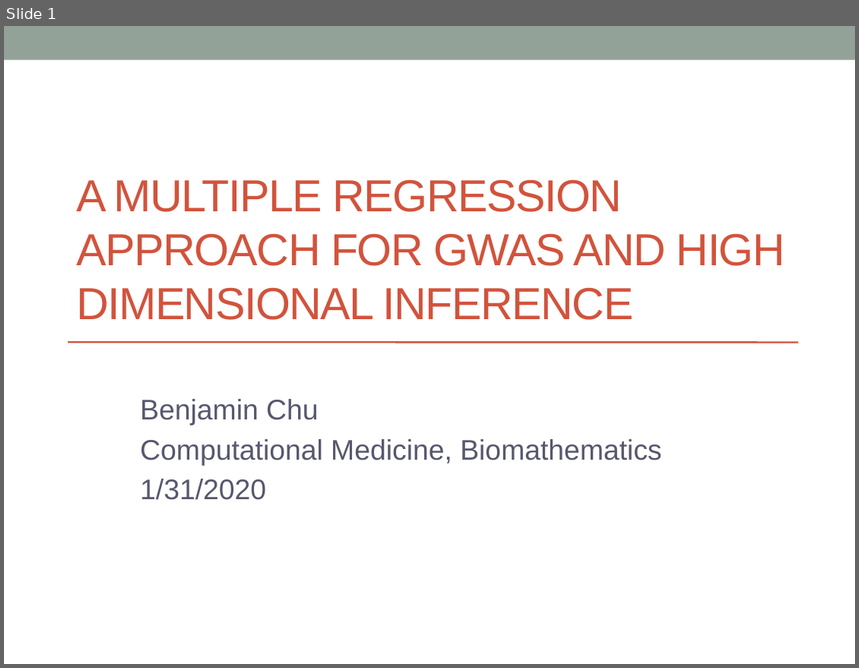
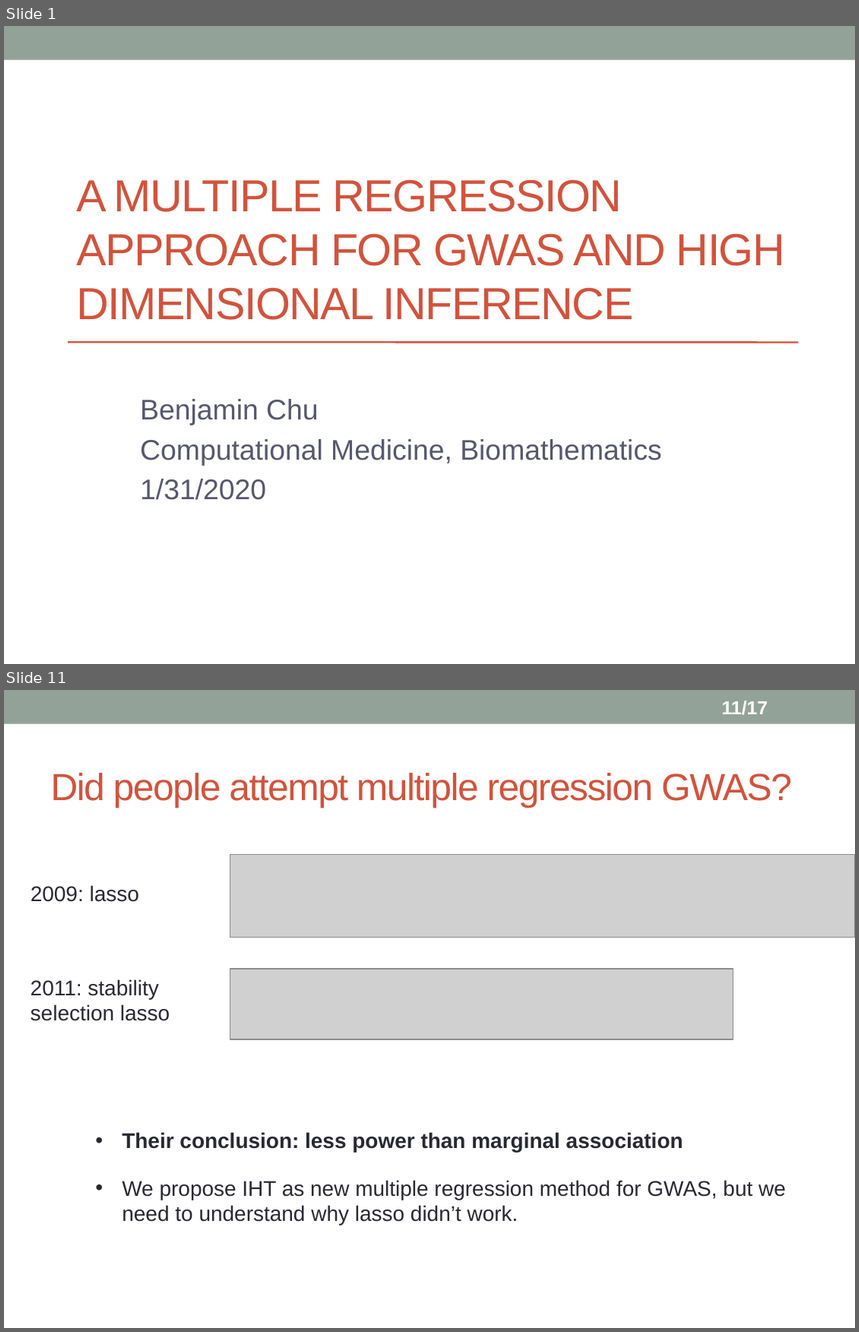
Before and after one commit to biona001/public-talks, a slide deck: QCBio luncheon 2020/Presentation1.pptx. Shown one above the other, each under a label of ours: slide 1 before the commit, slides 1 and 11 after it; the slides between them are not shown. The pictures are 859x668 and 859x1332 pixels, drawn with LibreOffice and Linux fonts; fonts in the diff are those of the drawing; grey boxes stand for pictures. Boxes give left, top, right and bottom in pixels: in the first picture for what was removed or moved away, otherwise in the second. Text is boxed around its words. In the diff, an @@ line names an element or a change of style, - is before the commit and + after.

```diff
--- a/QCBio luncheon 2020/Presentation1.pptx
+++ b/QCBio luncheon 2020/Presentation1.pptx
@@ slide 11 added at [4,690,855,1328], background #FFFFFF; not listed: 1 template element that a slide beside it also shows @@
@@ page number added at [722,701,769,715], 16 pt, text #FFFFFF, bold @@
+11/17
@@ title added at [50,773,792,809], 32 pt, text #D2533C @@
+Did people attempt multiple regression GWAS?
@@ picture added at [230,854,855,937] @@
@@ text added at [31,885,139,902], 18 pt, text #292934 @@
+2009: lasso
@@ text added at [31,980,170,1021], 18 pt, text #292934 @@
+2011: stability selection lasso
@@ picture added at [230,969,734,1040] @@
@@ text added at [122,1132,683,1152], 18 pt, text #292934, bold @@
+• Their conclusion: less power than marginal association
@@ text added at [122,1180,786,1225], 18 pt, text #292934 @@
+• We propose IHT as new multiple regression method for GWAS, but we need to understand why lasso didn’t work.
```
Also in this commit, not shown: 9 slides changed, 6 other slides added, 2 slides removed, 1 other file.
